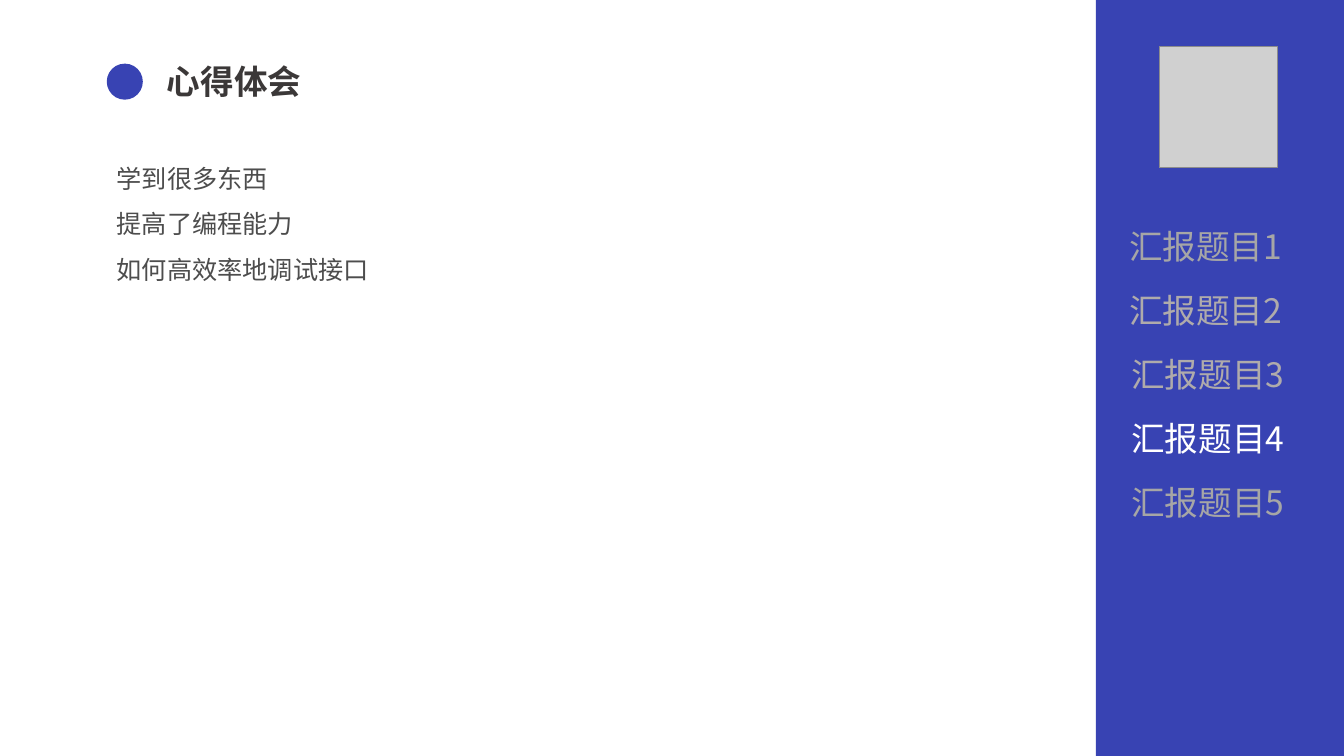
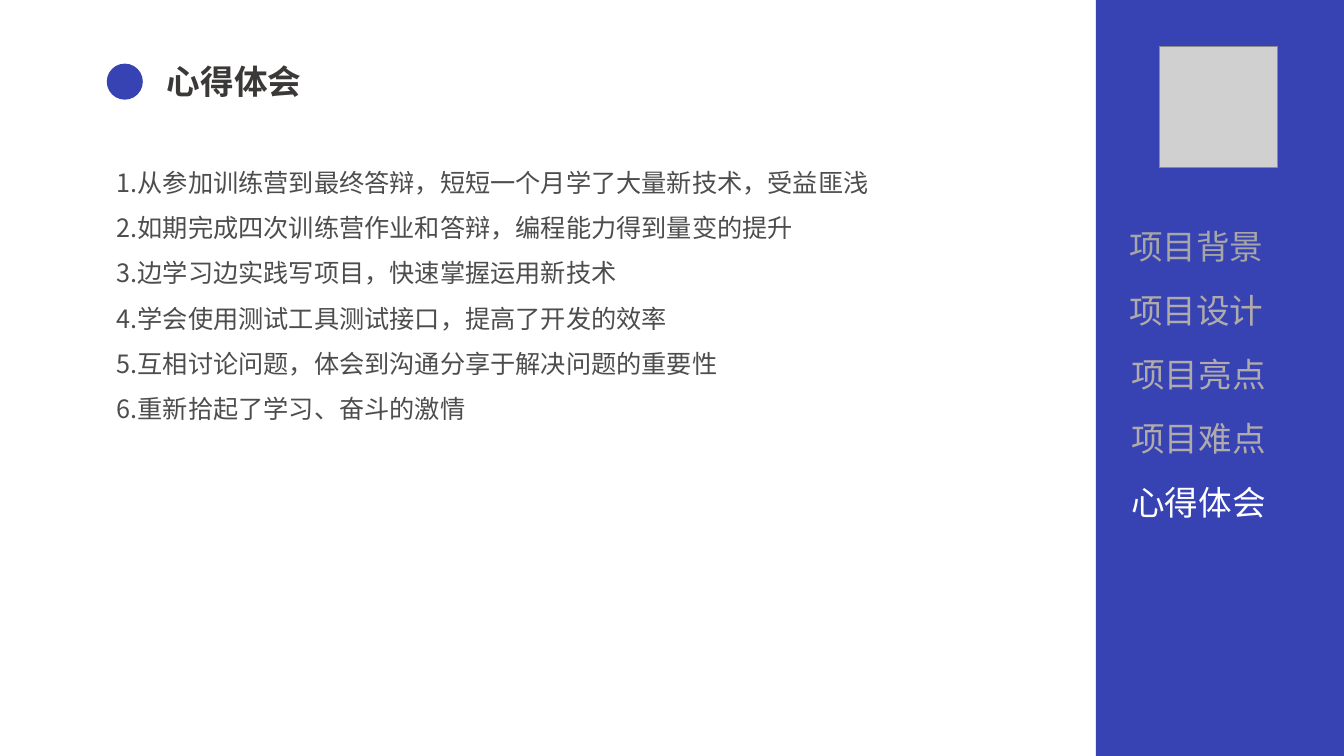
Before and after one commit to fgksking/some-codings, a slide deck: slide 20 of ppt/QG答辩.pptx (slide 17 before the commit). Drawn at 1344x756 pixels with LibreOffice and Linux fonts; fonts in the diff are those of the drawing; grey boxes stand for pictures. Boxes give left, top, right and bottom in pixels: in the first picture for what was removed or moved away, otherwise in the second. Text is boxed around its words. In the diff, an @@ line names an element or a change of style, - is before the commit and + after.

```diff
--- a/ppt/QG答辩.pptx
+++ b/ppt/QG答辩.pptx
@@ text at (117, 171, 869, 420): text changed @@
-学到很多东西
-提高了编程能力
-如何高效率地调试接口
+1.从参加训练营到最终答辩，短短一个月学了大量新技术，受益匪浅
+2.如期完成四次训练营作业和答辩，编程能力得到量变的提升
+3.边学习边实践写项目，快速掌握运用新技术
+4.学会使用测试工具测试接口，提高了开发的效率
+5.互相讨论问题，体会到沟通分享于解决问题的重要性
+6.重新拾起了学习、奋斗的激情
@@ text at (1129, 231, 1263, 262): text changed @@
-汇报题目1
+项目背景
@@ text at (1129, 295, 1263, 326): text changed @@
-汇报题目2
+项目设计
@@ text at (1131, 359, 1265, 390): text changed @@
-汇报题目3
+项目亮点
@@ text at (1131, 423, 1265, 454): text changed; text colour #FFFFFF to #AFABAB @@
-汇报题目4
+项目难点
@@ text at (1131, 487, 1265, 518): text changed; text colour #A6A6A6 to #FFFFFF @@
-汇报题目5
+心得体会
```
Also in this commit, not shown: 10 other slides changed, 4 slides added, 1 slide removed, 4 other files.
